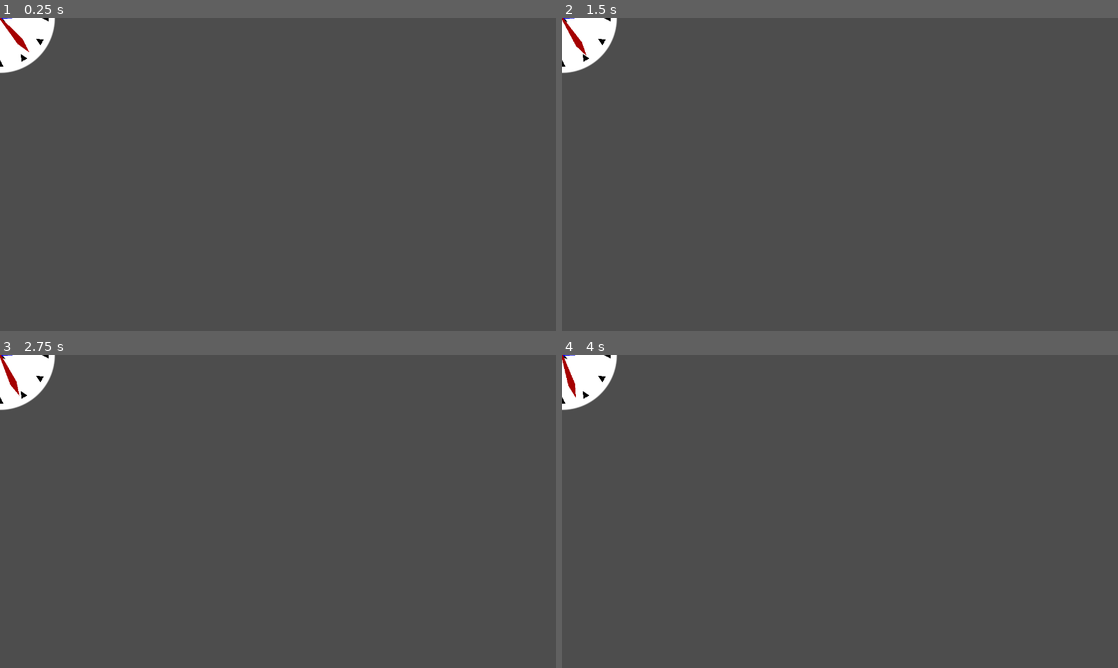
Above: before the commit, frames 1-4 (two rows, left to right).
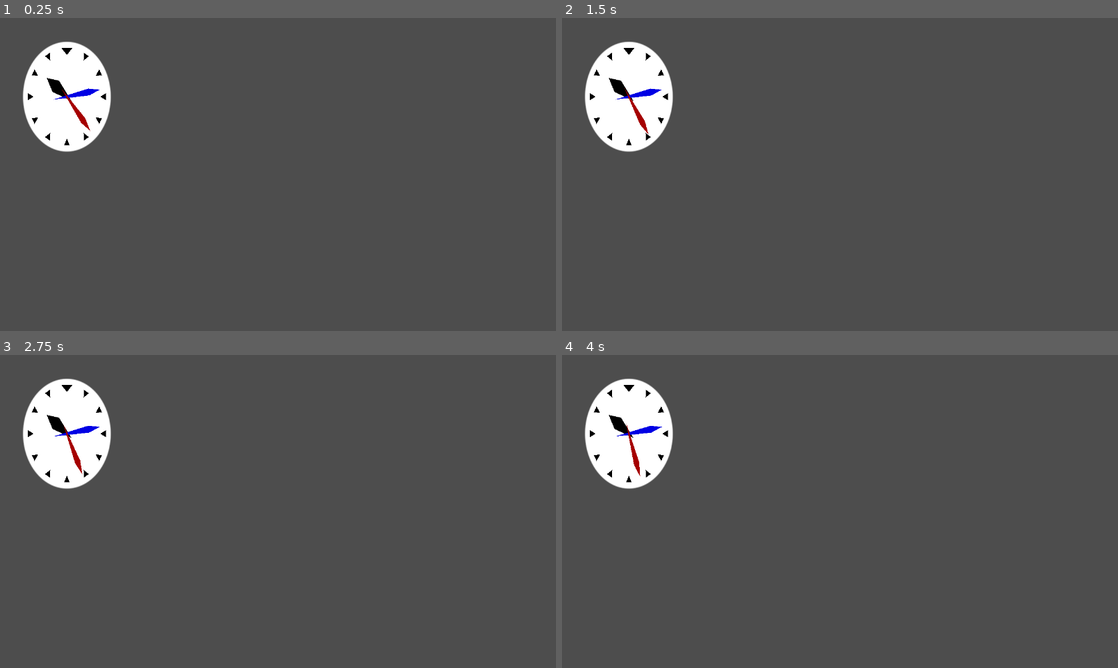
Above: after the commit, the same moments.

Repository: Carth501/team-ferret
Game: Godot game, scene res://scenes/clock.tscn
The game is run twice, just before and just after one commit, with the same random seed, the same clock (stepped at 60 frames per second) and the same inputs. This scene is started directly instead of the project's main scene. Sound files missing from this copy of the repository are replaced by a short silence.
Inputs (mouse positions are in pixels of both pictures, inside the frame that each line leads up to):
- Up to frame 1 (0.25 s): no input
- Up to frame 2 (1.5 s): move the mouse to (962, 158) at 0.52 s; click (962, 158) at 0.67 s; drag from (728, 190) to (812, 237) at 1.27 s
- Up to frame 3 (2.75 s): tap Enter at 2 s; move the mouse to (333, 442) at 2.02 s; click (333, 442) at 2.17 s
- Up to frame 4 (4 s): drag from (812, 574) to (673, 464) at 2.77 s; move the mouse to (1006, 558) at 3.52 s; click (1006, 558) at 3.67 s

The runs differ from the first frame. In frame 1, 5.8% of the frame differs, in the area x 0-20%, y 0-43%; in frame 2, 5.8%; in frame 3, 5.8%; in frame 4, 5.8%.

Commit message:
End of Day Scene
Added end of day scene with simple GUI
Added initial script for updating text on end of day screen

Diff:
--- a/scenes/clock.tscn
+++ b/scenes/clock.tscn
@@ -15,6 +15,8 @@
 fill_to = Vector2(1, 0.5)
 
 [node name="Clock" type="Node2D"]
+position = Vector2(154, 181)
+scale = Vector2(0.8, 1)
 script = ExtResource("1_etx21")
 metadata/_edit_group_ = true
 
--- /dev/null
+++ b/scenes/end_day.tscn
@@ -0,0 +1,152 @@
+[gd_scene load_steps=5 format=3 uid="uid://bhec7ivm8hmtf"]
+
+[ext_resource type="Shader" path="res://shaders/blur.gdshader" id="1_2f5hn"]
+[ext_resource type="Script" path="res://scripts/end_day.gd" id="1_477be"]
+[ext_resource type="Theme" uid="uid://c0tgdmxgi26hi" path="res://assets/themes/tots_theme.tres" id="2_xg5ko"]
+
+[sub_resource type="ShaderMaterial" id="ShaderMaterial_a3vg3"]
+shader = ExtResource("1_2f5hn")
+shader_parameter/lod = 3.0
+
+[node name="end_day" type="Control"]
+layout_mode = 3
+anchors_preset = 15
+anchor_right = 1.0
+anchor_bottom = 1.0
+grow_horizontal = 2
+grow_vertical = 2
+script = ExtResource("1_477be")
+
+[node name="BgBlur" type="ColorRect" parent="."]
+material = SubResource("ShaderMaterial_a3vg3")
+layout_mode = 1
+anchors_preset = 15
+anchor_right = 1.0
+anchor_bottom = 1.0
+grow_horizontal = 2
+grow_vertical = 2
+color = Color(1, 1, 1, 0)
+
+[node name="MarginContainer" type="MarginContainer" parent="."]
+layout_mode = 1
+anchors_preset = 15
+anchor_right = 1.0
+anchor_bottom = 1.0
+grow_horizontal = 2
+grow_vertical = 2
+theme_override_constants/margin_left = 12
+theme_override_constants/margin_top = 12
+theme_override_constants/margin_right = 12
+theme_override_constants/margin_bottom = 12
+
+[node name="VBoxContainer" type="VBoxContainer" parent="MarginContainer"]
+layout_mode = 2
+
+[node name="EndOf" type="Label" parent="MarginContainer/VBoxContainer"]
+layout_mode = 2
+theme = ExtResource("2_xg5ko")
+theme_override_colors/font_outline_color = Color(0, 0, 0, 1)
+theme_override_constants/outline_size = 5
+theme_override_font_sizes/font_size = 14
+text = "END OF"
+horizontal_alignment = 1
+
+[node name="CompletedDay" type="Label" parent="MarginContainer/VBoxContainer"]
+layout_mode = 2
+theme = ExtResource("2_xg5ko")
+theme_override_colors/font_outline_color = Color(0, 0, 0, 1)
+theme_override_constants/outline_size = 5
+theme_override_font_sizes/font_size = 30
+text = "DAY 1"
+horizontal_alignment = 1
+
+[node name="HBoxContainer" type="HBoxContainer" parent="MarginContainer/VBoxContainer"]
+layout_mode = 2
+size_flags_vertical = 3
+
+[node name="LeftContainer" type="VBoxContainer" parent="MarginContainer/VBoxContainer/HBoxContainer"]
+layout_mode = 2
+size_flags_horizontal = 3
+
+[node name="Stats" type="RichTextLabel" parent="MarginContainer/VBoxContainer/HBoxContainer/LeftContainer"]
+custom_minimum_size = Vector2(0, 200)
+layout_mode = 2
+bbcode_enabled = true
+text = "
+[b]STATS:[/b]
+Total Errors Closed:	0
+Incorrect Modules: 0
+Modules Per Minute: 0
+"
+
+[node name="MiddleContainer" type="VBoxContainer" parent="MarginContainer/VBoxContainer/HBoxContainer"]
+custom_minimum_size = Vector2(500, 0)
+layout_mode = 2
+size_flags_horizontal = 3
+
+[node name="Label" type="Label" parent="MarginContainer/VBoxContainer/HBoxContainer/MiddleContainer"]
+layout_mode = 2
+theme_override_colors/font_outline_color = Color(0, 0, 0, 1)
+theme_override_constants/outline_size = 5
+text = "
+The shareholders are not pleased.
+
+"
+horizontal_alignment = 1
+
+[node name="HBoxContainer" type="HBoxContainer" parent="MarginContainer/VBoxContainer/HBoxContainer/MiddleContainer"]
+layout_mode = 2
+
+[node name="ExpensesText" type="RichTextLabel" parent="MarginContainer/VBoxContainer/HBoxContainer/MiddleContainer/HBoxContainer"]
+custom_minimum_size = Vector2(250, 0)
+layout_mode = 2
+theme = ExtResource("2_xg5ko")
+theme_override_colors/font_outline_color = Color(0, 0, 0, 1)
+theme_override_constants/outline_size = 5
+theme_override_font_sizes/normal_font_size = 30
+bbcode_enabled = true
+text = "[left]
+SAVINGS
+SALARY
+OVERTIME
+[color=red]RENT
+FOOD[/color]
+SHARES BONUS
+"
+
+[node name="ExpensesNums" type="RichTextLabel" parent="MarginContainer/VBoxContainer/HBoxContainer/MiddleContainer/HBoxContainer"]
+custom_minimum_size = Vector2(250, 300)
+layout_mode = 2
+theme = ExtResource("2_xg5ko")
+theme_override_colors/font_outline_color = Color(0, 0, 0, 1)
+theme_override_constants/outline_size = 5
+theme_override_font_sizes/normal_font_size = 30
+bbcode_enabled = true
+text = "[right]
+50
+26
+0
+[color=red]-15
+-5[/color]
+0
+"
+
+[node name="Label2" type="Label" parent="MarginContainer/VBoxContainer/HBoxContainer/MiddleContainer"]
+layout_mode = 2
+theme_override_colors/font_outline_color = Color(0, 0, 0, 1)
+theme_override_constants/outline_size = 5
+text = "--------------------------------------------------------------------------------------------------"
+
+[node name="CurrentMoney" type="RichTextLabel" parent="MarginContainer/VBoxContainer/HBoxContainer/MiddleContainer"]
+custom_minimum_size = Vector2(100, 100)
+layout_mode = 2
+theme = ExtResource("2_xg5ko")
+theme_override_colors/font_outline_color = Color(0, 0, 0, 1)
+theme_override_constants/outline_size = 5
+theme_override_font_sizes/normal_font_size = 30
+bbcode_enabled = true
+text = "[right]56"
+
+[node name="RightContainer" type="VBoxContainer" parent="MarginContainer/VBoxContainer/HBoxContainer"]
+layout_mode = 2
+size_flags_horizontal = 3
--- a/scenes/optionsMenu/options_menu.tscn
+++ b/scenes/optionsMenu/options_menu.tscn
@@ -1,10 +1,15 @@
-[gd_scene load_steps=6 format=3 uid="uid://dw7lctgcou8ei"]
+[gd_scene load_steps=8 format=3 uid="uid://dw7lctgcou8ei"]
 
 [ext_resource type="FontFile" uid="uid://btdpylpyn7vym" path="res://assets/fonts/NotoSansMono-SemiBold.ttf" id="1_jrvfb"]
 [ext_resource type="Script" path="res://scripts/options_menu.gd" id="1_kdv8x"]
 [ext_resource type="Theme" uid="uid://c0tgdmxgi26hi" path="res://assets/themes/tots_theme.tres" id="2_41nkw"]
+[ext_resource type="Shader" path="res://shaders/blur.gdshader" id="2_bkl8p"]
 [ext_resource type="PackedScene" uid="uid://da2nmyxvcffnd" path="res://scenes/optionsMenu/settings_tab_container.tscn" id="3_nrrip"]
 [ext_resource type="Script" path="res://scripts/click_player.gd" id="4_h2i6c"]
+
+[sub_resource type="ShaderMaterial" id="ShaderMaterial_6biby"]
+shader = ExtResource("2_bkl8p")
+shader_parameter/lod = 1.71
 
 [node name="options_menu" type="Control"]
 layout_mode = 3
@@ -14,6 +19,16 @@
 grow_horizontal = 2
 grow_vertical = 2
 script = ExtResource("1_kdv8x")
+
+[node name="BgBlur" type="ColorRect" parent="."]
+material = SubResource("ShaderMaterial_6biby")
+layout_mode = 1
+anchors_preset = 15
+anchor_right = 1.0
+anchor_bottom = 1.0
+grow_horizontal = 2
+grow_vertical = 2
+color = Color(1, 1, 1, 0)
 
 [node name="MarginContainer" type="MarginContainer" parent="."]
 layout_mode = 1
--- /dev/null
+++ b/scripts/end_day.gd
@@ -0,0 +1,41 @@
+
+extends Control
+
+@onready var completed_day = $MarginContainer/VBoxContainer/CompletedDay as Label
+@onready var expenses_text = $MarginContainer/VBoxContainer/HBoxContainer/MiddleContainer/HBoxContainer/ExpensesText as RichTextLabel
+@onready var expenses_nums = $MarginContainer/VBoxContainer/HBoxContainer/MiddleContainer/HBoxContainer/ExpensesNums as RichTextLabel
+@onready var current_money = $MarginContainer/VBoxContainer/HBoxContainer/MiddleContainer/CurrentMoney as RichTextLabel
+@onready var stats = $MarginContainer/VBoxContainer/HBoxContainer/LeftContainer/Stats as RichTextLabel
+
+@export var startingMoney = 50
+@export var savings = 0
+@export var salary = 26
+var overtime = 0
+var sharesBonus = 0
+var money = 0
+@export var day = 0
+@export var rent = -15
+@export var food = -5
+
+
+func _ready():
+	update_expenses()
+	update_day_text()
+
+func update_expenses() -> void:
+	if(day==0):
+		money = startingMoney
+	# Below will be code to update each variable based on previous day performance.
+	savings = money
+	#salary =
+	#overtime =
+	#sharesBonus =
+	#rent =
+	#food =
+	money = savings + salary + overtime + sharesBonus + rent + food
+
+func update_day_text() -> void:
+	day += 1
+	completed_day.text = str("DAY ", day)
+	expenses_nums.text = str("[right]\n", savings, "\n", salary, "\n", overtime,"\n[color=red]", rent,"\n", food,"[/color]\n", overtime)
+	current_money.text = str("[right]",money)
